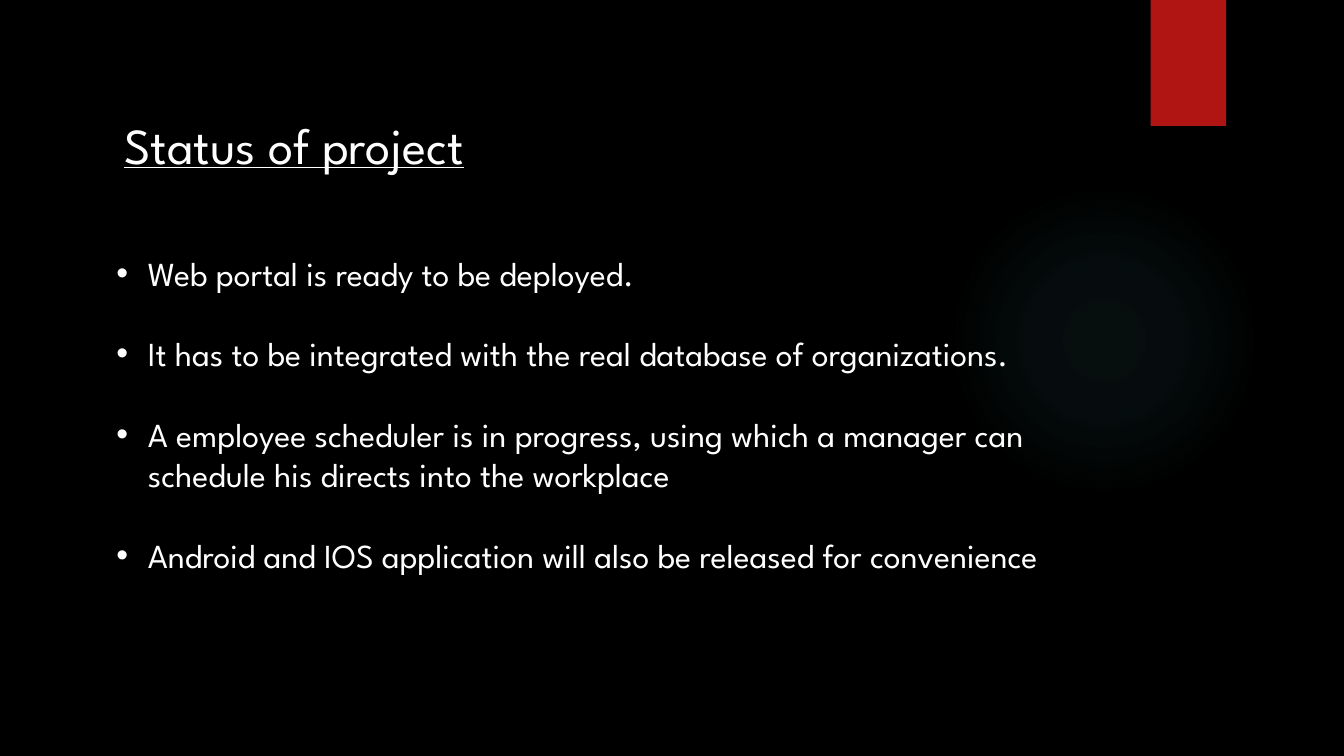
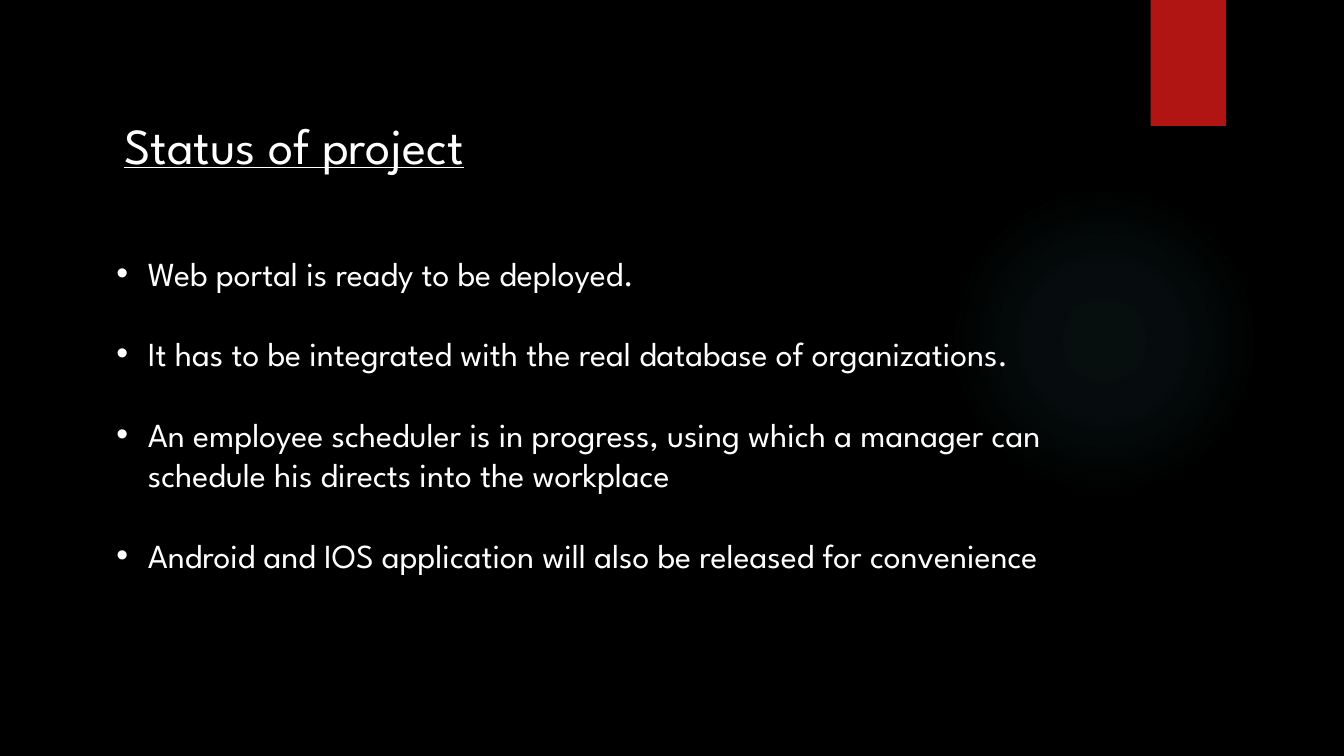
Before and after one commit to a11apurva/Pandemic-Employee-Tracker, a slide deck: slide 15 of overview.pptx. Drawn at 1344x756 pixels with LibreOffice and Linux fonts; fonts in the diff are those of the drawing; background and template pictures are left out. Boxes give left, top, right and bottom in pixels: in the first picture for what was removed or moved away, otherwise in the second. Text is boxed around its words. In the diff, an @@ line names an element or a change of style, - is before the commit and + after.

Commit message:
updated overview ppt

```diff
--- a/overview.pptx
+++ b/overview.pptx
@@ text at (148, 424, 1041, 494): text changed @@
-• A employee scheduler is in progress, using which a manager can
-  schedule his directs into the workplace
+• An employee scheduler is in progress, using which a manager can
+  schedule his directs into the workplace
```
